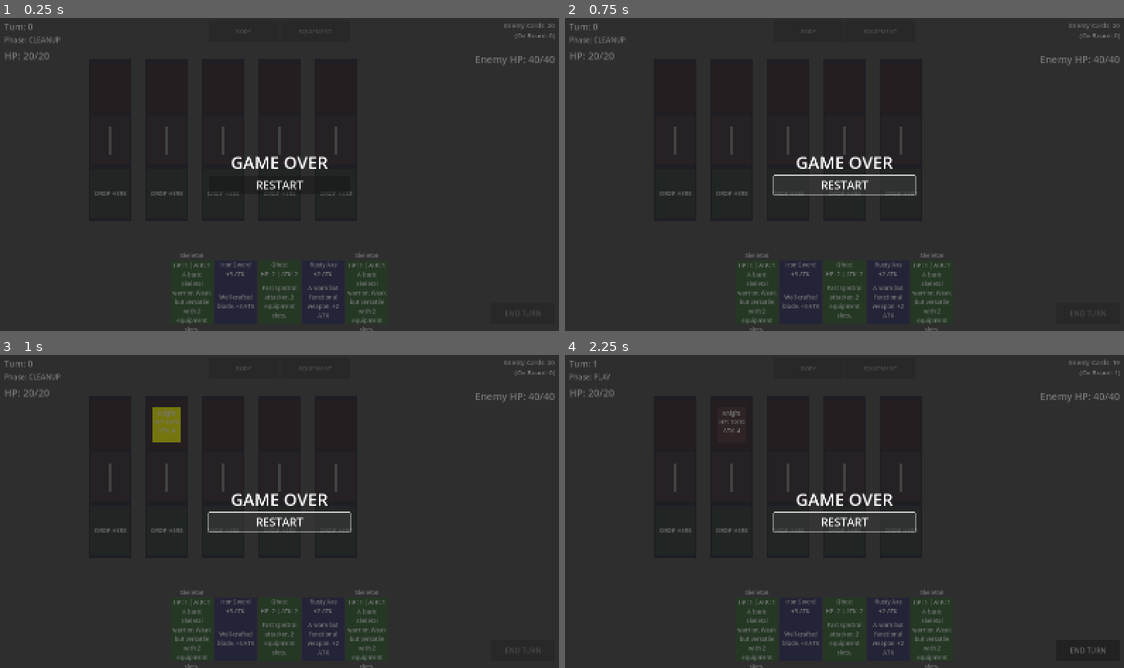
Above: before the commit, frames 1-4 (two rows, left to right).
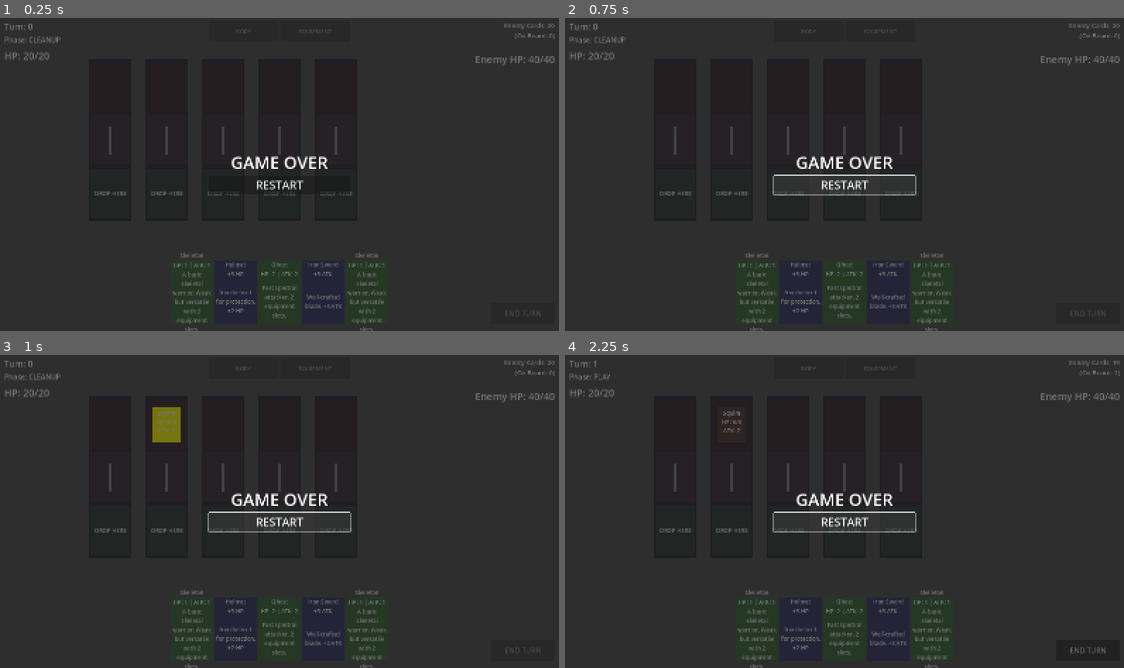
Above: after the commit, the same moments.

Repository: KaylaKZJ/deadhand
Game: Godot game, scene res://scenes/main.tscn
Two runs of this game, one before a commit and one after it. Both use one fixed random seed, a clock stepped at 60 frames per second and the inputs below.
Inputs:
- Up to frame 1 (0.25 s): no input
- Up to frame 2 (0.75 s): click "RESTART" at 0.5 s
- Up to frame 3 (1 s): no input
- Up to frame 4 (2.25 s): click "RESTART" at 1.25 s; click "RESTART" at 2 s

The runs differ from the first frame. In frame 1, 0.4% of the frame differs, in the area x 38-62%, y 77-96%; in frame 2, 0.4%; in frame 3, 0.5%, in the area x 27-62%, y 17-96%; in frame 4, 0.5%.

Commit message:
feat: add new equipment cards and rebalance deck composition
New Equipment:
- Leather Armor: +2 HP (armor slot)
- Leather Helmet: +2 HP (helmet slot)
- Longbow: +4 ATK, ranged, 2-handed (requires weapon + shield slots)

Deck Composition Changes:
- Equipment deck: 5 Axes, 5 Swords, 4 Longbows, 5 Shields, 3 Helmets, 3 Leather Armor, 3 Leather Helmets
- Enemy deck: 12 Squires, 2 Knights, 4 Barbarians, 2 Thieves (more fodder, fewer elites)

Equipment Variety:
- Players now have ranged options (Longbow) for 3-column combat
- Multiple helmet/armor types provide deck diversity
- 2-handed weapons use slots_required array for proper slot occupation

Balance Philosophy:
- More low-tier enemies (Squires) to extend game length
- Fewer high-tier enemies (Knights) to reduce difficulty spikes
- Ranged weapons enable counterplay against column 2 enemies

Diff:
--- /dev/null
+++ b/resources/cards/equipment/leather_armor.tres
@@ -0,0 +1,12 @@
+[gd_resource type="Resource" script_class="EquipmentCardResource" load_steps=2 format=3]
+
+[ext_resource type="Script" path="res://scripts/card_logic/equipment_card.gd" id="1"]
+
+[resource]
+script = ExtResource("1")
+card_name = "Leather Armor"
+card_type = "equipment"
+description = "Basic protective gear. +1 HP"
+equipment_type = "armor"
+hp_bonus = 2
+attack_bonus = 0
--- /dev/null
+++ b/resources/cards/equipment/leather_helmet.tres
@@ -0,0 +1,12 @@
+[gd_resource type="Resource" script_class="EquipmentCardResource" load_steps=2 format=3]
+
+[ext_resource type="Script" path="res://scripts/card_logic/equipment_card.gd" id="1"]
+
+[resource]
+script = ExtResource("1")
+card_name = "Helmet"
+card_type = "equipment"
+description = "Iron helmet for protection. +2 HP"
+equipment_type = "helmet"
+hp_bonus = 2
+attack_bonus = 0
--- /dev/null
+++ b/resources/cards/equipment/longbow.tres
@@ -0,0 +1,14 @@
+[gd_resource type="Resource" script_class="EquipmentCardResource" load_steps=2 format=3]
+
+[ext_resource type="Script" path="res://scripts/card_logic/equipment_card.gd" id="1"]
+
+[resource]
+script = ExtResource("1")
+card_name = "Longbow"
+card_type = "equipment"
+description = "Powerful ranged weapon. Requires both hands. +2 ATK"
+equipment_type = "weapon"
+slots_required = ["weapon", "shield"]
+attack_range = "ranged"
+hp_bonus = 0
+attack_bonus = 4
--- a/scripts/managers/deck_manager.gd
+++ b/scripts/managers/deck_manager.gd
@@ -60,11 +60,22 @@
 	var axe = load("res://resources/cards/equipment/rusty_axe.tres") as EquipmentCardResource
 	var shield = load("res://resources/cards/equipment/shield.tres") as EquipmentCardResource
 	var helmet = load("res://resources/cards/equipment/helmet.tres") as EquipmentCardResource
+	var leather_helmet = load("res://resources/cards/equipment/leather_helmet.tres") as EquipmentCardResource
 	var sword = load("res://resources/cards/equipment/iron_sword.tres") as EquipmentCardResource
+	var longbow = load("res://resources/cards/equipment/longbow.tres") as EquipmentCardResource
+	var leather_armor = load("res://resources/cards/equipment/leather_armor.tres") as EquipmentCardResource
 
 	# Add 5 Axes
 	for i in 5:
 		equipment_draw_pile.append(axe)
+
+	# Add 5 Swords
+	for i in 5:
+		equipment_draw_pile.append(sword)
+
+	# Add 4 Longbow
+	for i in 4:
+		equipment_draw_pile.append(longbow)
 
 	# Add 5 Shields
 	for i in 5:
@@ -74,23 +85,29 @@
 	for i in 3:
 		equipment_draw_pile.append(helmet)
 
-	# Add 2 Swords
-	for i in 2:
-		equipment_draw_pile.append(sword)
+	# Add 3 Leather Armor
+	for i in 3:
+		equipment_draw_pile.append(leather_armor)
+
+	# Add 3 Leather Helmets
+	for i in 3:
+		equipment_draw_pile.append(leather_helmet)
+
+
 
 func _build_enemy_pile():
-	"""Build enemy pile: 8 Squires, 6 Knights, 4 Barbarians, 2 Thieves"""
+	"""Build enemy pile: 12 Squires, 2 Knights, 4 Barbarians, 2 Thieves"""
 	var squire = load("res://resources/cards/enemies/squire.tres") as BodyCardResource
 	var knight = load("res://resources/cards/enemies/knight.tres") as BodyCardResource
 	var barbarian = load("res://resources/cards/enemies/barbarian.tres") as BodyCardResource
 	var thief = load("res://resources/cards/enemies/thief.tres") as BodyCardResource
 
-	# Add 8 Squires
-	for i in 8:
+	# Add 12 Squires
+	for i in 12:
 		enemy_draw_pile.append(squire)
 
-	# Add 6 Knights
-	for i in 6:
+	# Add 2 Knights
+	for i in 2:
 		enemy_draw_pile.append(knight)
 
 	# Add 4 Barbarians
